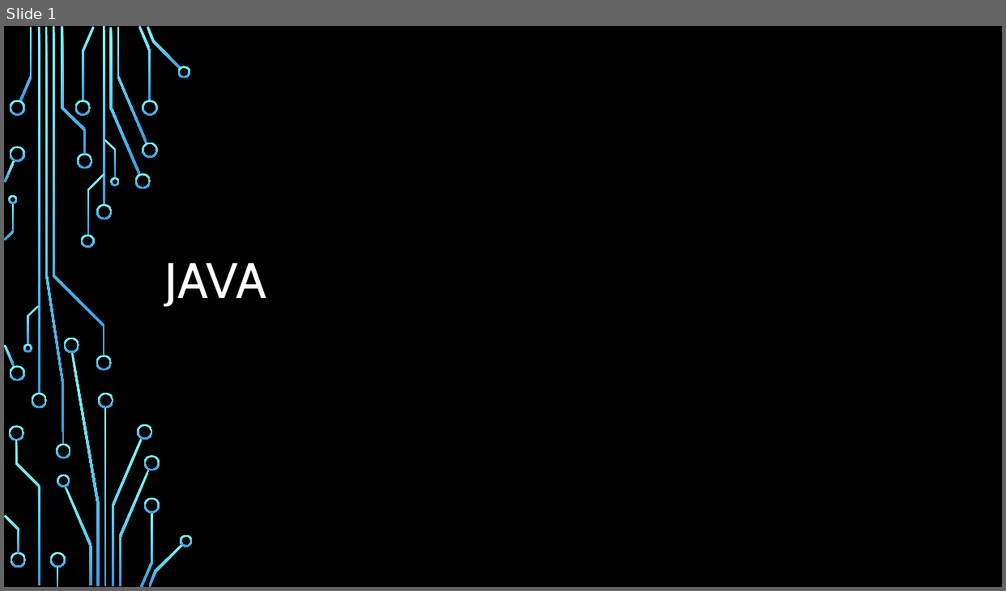
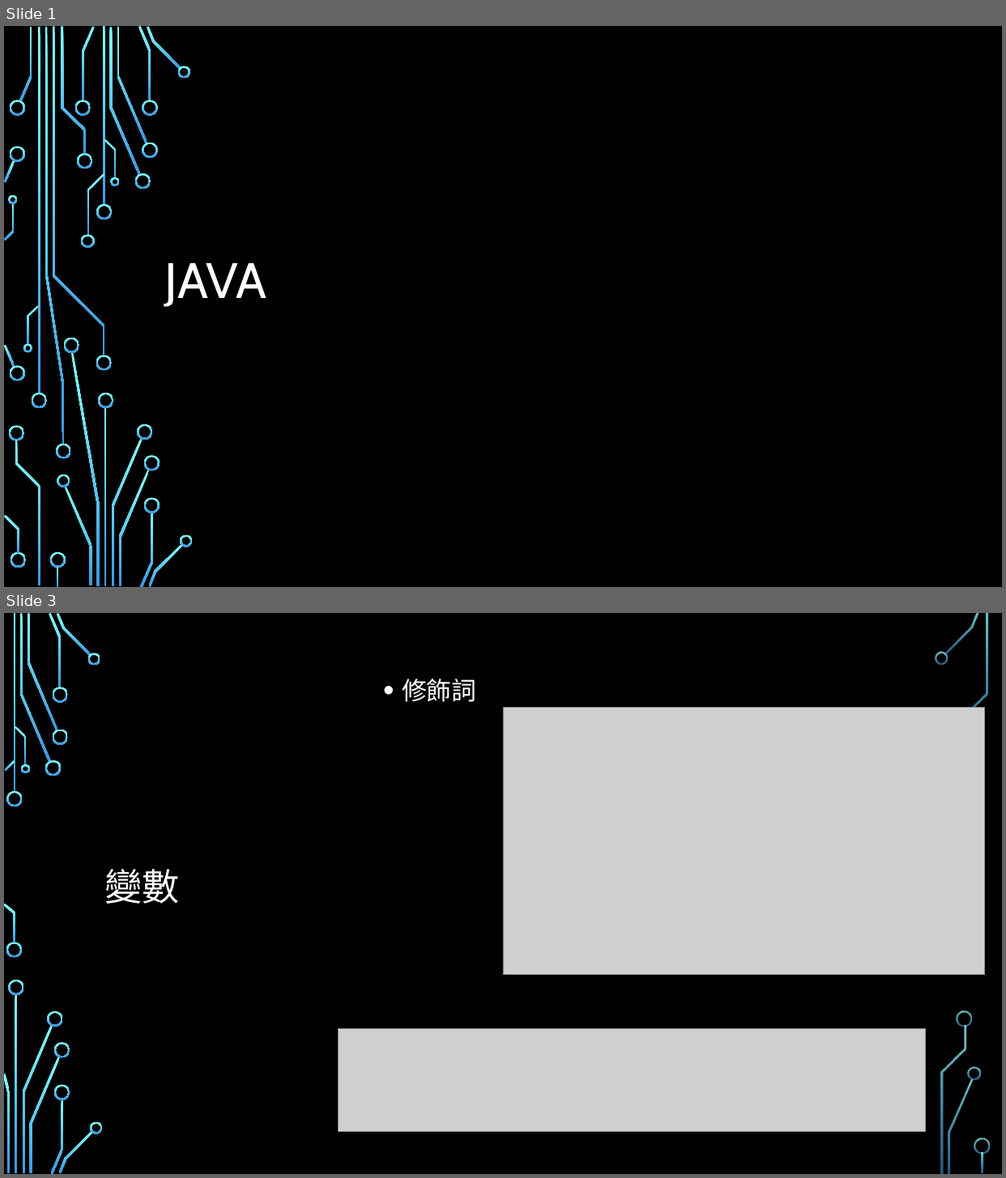
Before and after one commit to Alvin-Lo0729/ncut-java, a slide deck: doc/JAVA0206.pptx. Shown one above the other, each under a label of ours: slide 1 before the commit, slides 1 and 3 after it; the slides between them are not shown. The pictures are 1006x591 and 1006x1178 pixels, drawn with LibreOffice and Linux fonts; fonts in the diff are those of the drawing; grey boxes stand for pictures; background and template pictures are left out. Boxes give left, top, right and bottom in pixels: in the first picture for what was removed or moved away, otherwise in the second. Text is boxed around its words. In the diff, an @@ line names an element or a change of style, - is before the commit and + after.

```diff
--- a/doc/JAVA0206.pptx
+++ b/doc/JAVA0206.pptx
@@ slide 3 added at [4, 613, 1002, 1174], background picture (left out) @@
@@ text added at [402, 679, 476, 702], 24 pt, text #FFFFFF @@
+• 修飾詞
@@ picture added at [503, 707, 986, 974] @@
@@ title added at [105, 869, 180, 904], 36 pt, text #FFFFFF @@
+變數
@@ picture added at [339, 1029, 927, 1131] @@
@@ group added at [4, 613, 990, 1174]: 32 freeform shapes, 3 rectangles @@
```
Also in this commit, not shown: 1 slide changed, 2 other slides added, 1 slide removed, 3 other files.
